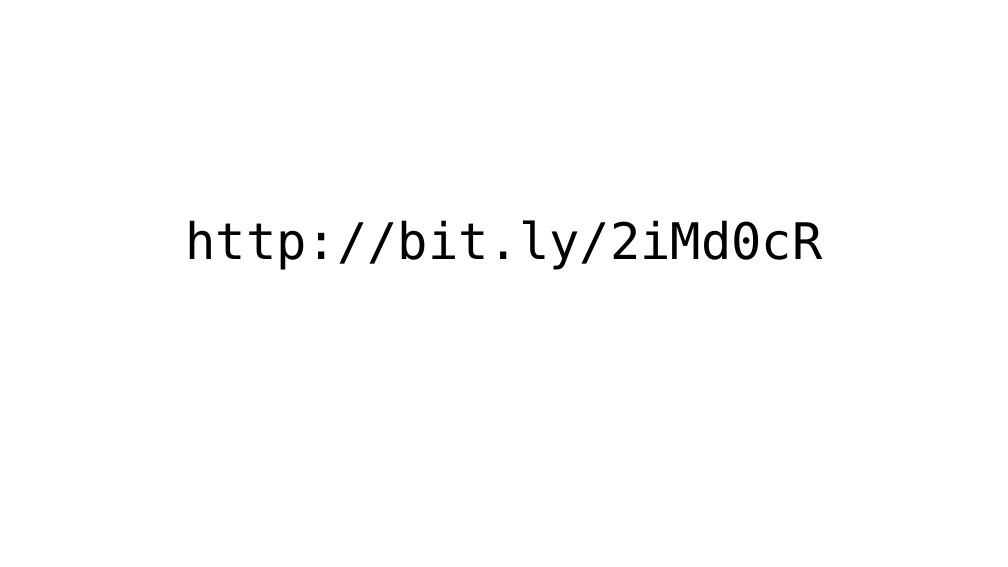
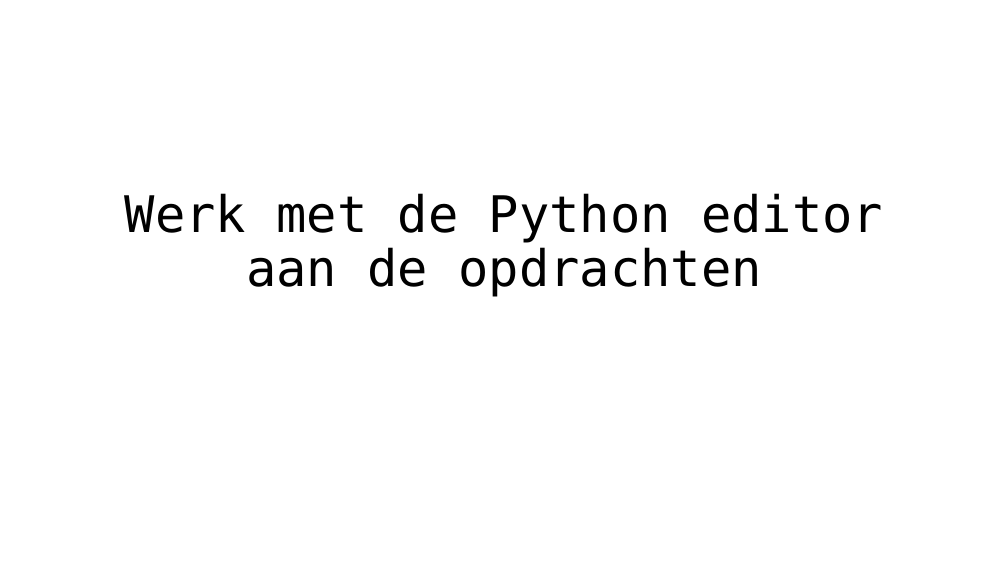
Before and after one commit to hanzetechnasium/geheim, a slide deck: slide 24 of Technasium-Dag-2-Presentatie-2-Python While en ggd.pptx. Drawn at 1008x567 pixels with LibreOffice and Linux fonts; fonts in the diff are those of the drawing; background and template pictures are left out. Boxes give left, top, right and bottom in pixels: in the first picture for what was removed or moved away, otherwise in the second. Text is boxed around its words. In the diff, an @@ line names an element or a change of style, - is before the commit and + after.

```diff
--- a/Technasium-Dag-2-Presentatie-2-Python While en ggd.pptx
+++ b/Technasium-Dag-2-Presentatie-2-Python While en ggd.pptx
@@ text at (125, 193, 883, 297): text changed @@
-http://bit.ly/2iMd0cR
+Werk met de Python editor aan de opdrachten
```
Also in this commit, not shown: 22 other slides changed, 3 other files.
